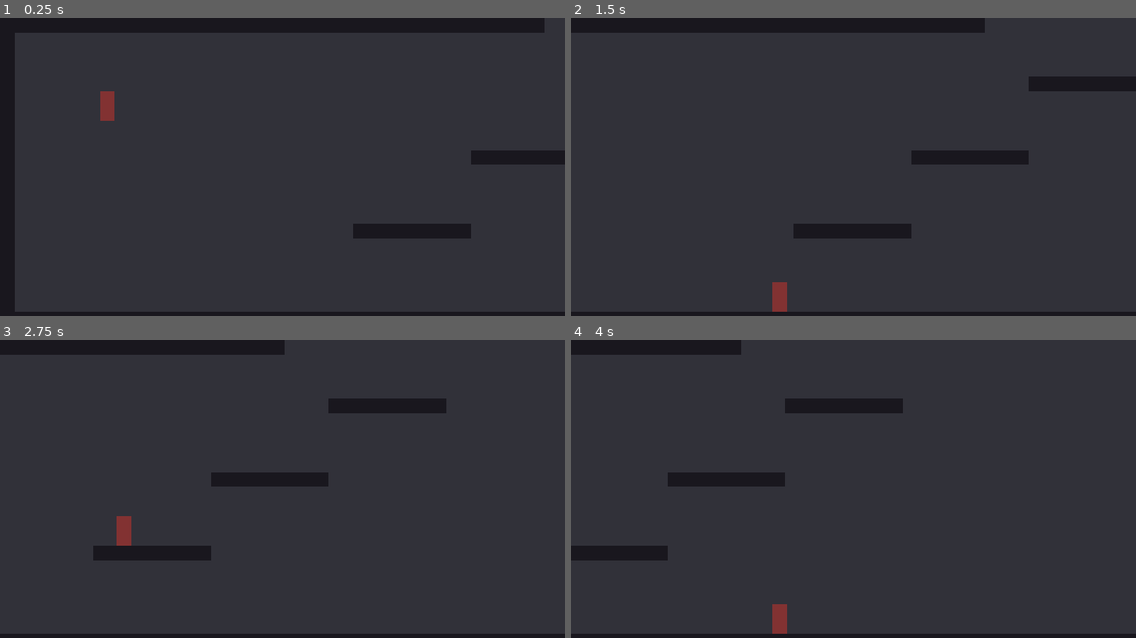
Above: before the commit, frames 1-4 (two rows, left to right).
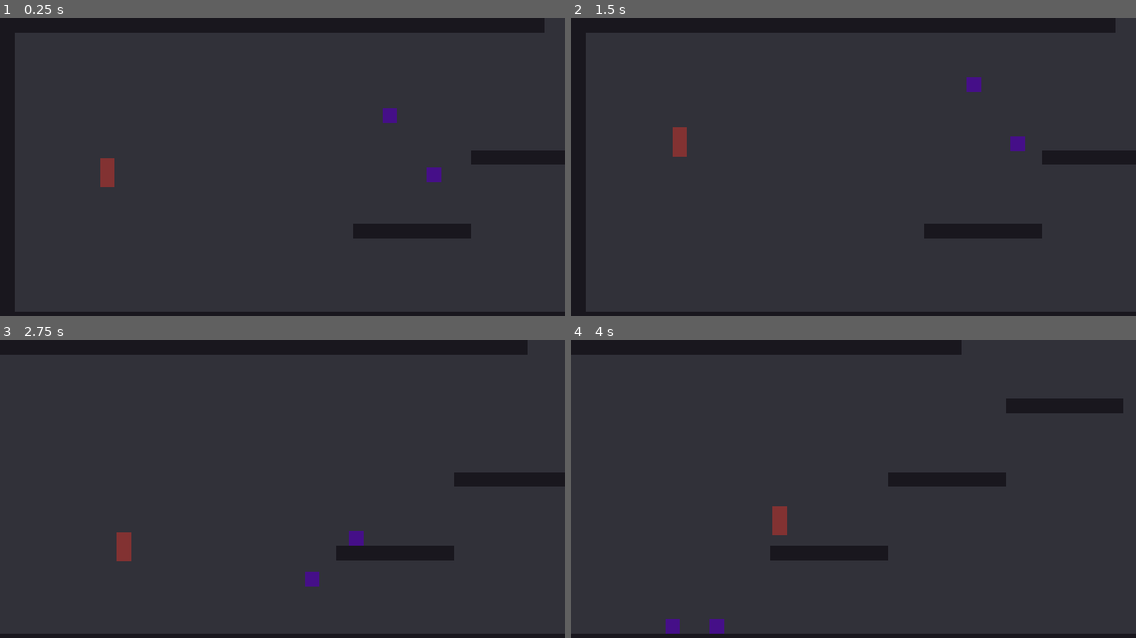
Above: after the commit, the same moments.

Repository: RubixDev/OutOfBounds
Game: Godot game, scene res://scenes/MainScene.tscn
Two runs of this game, one before a commit and one after it. Both use one fixed random seed, a clock stepped at 60 frames per second and the inputs below.
Inputs:
- Up to frame 1 (0.25 s): no input
- Up to frame 2 (1.5 s): hold Up (jump) 0.53-1.28 s; hold Right (move_right) from 0.53 s (still down); tap Shift (go_oob) at 1.35 s
- Up to frame 3 (2.75 s): tap Up (jump) at 1.52, 1.55, 1.82 s; release Right (move_right) at 2.03 s; hold Left (move_left) from 2.03 s (still down); hold Up (jump) from 2.03 s (still down)
- Up to frame 4 (4 s): release Left (move_left) at 2.78 s; release Up (jump) at 2.78 s; hold Right (move_right) from 2.78 s (still down); tap Shift (go_oob) at 2.85 s; tap Up (jump) at 3.02, 3.05, 3.32 s; hold Up (jump) from 3.53 s (still down)

The runs differ from the first frame. In frame 1, 0.7% of the frame differs, in the area x 17-79%, y 24-57%; in frame 2, 9.2%, in the area x 0-100%, y 0-99%; in frame 3, 7.6%; in frame 4, 8.6%.

Commit message:
Add basic enemies

Diff:
--- /dev/null
+++ b/src/scenes/Enemy.tscn
@@ -0,0 +1,24 @@
+[gd_scene load_steps=5 format=2]
+
+[ext_resource path="res://scripts/Enemy.gd" type="Script" id=1]
+
+[sub_resource type="Gradient" id=1]
+offsets = PoolRealArray( 0 )
+colors = PoolColorArray( 0.278431, 0.0627451, 0.537255, 1 )
+
+[sub_resource type="GradientTexture" id=2]
+gradient = SubResource( 1 )
+width = 50
+
+[sub_resource type="RectangleShape2D" id=3]
+extents = Vector2( 25, 25 )
+
+[node name="Enemy" type="KinematicBody2D" groups=["Enemy"]]
+script = ExtResource( 1 )
+
+[node name="Sprite" type="Sprite" parent="."]
+scale = Vector2( 1, 50 )
+texture = SubResource( 2 )
+
+[node name="CollisionShape2D" type="CollisionShape2D" parent="."]
+shape = SubResource( 3 )
--- a/src/scenes/MainScene.tscn
+++ b/src/scenes/MainScene.tscn
@@ -1,42 +1,53 @@
-[gd_scene load_steps=3 format=2]
+[gd_scene load_steps=4 format=2]
 
 [ext_resource path="res://scenes/Wall.tscn" type="PackedScene" id=1]
+[ext_resource path="res://scenes/Enemy.tscn" type="PackedScene" id=2]
 [ext_resource path="res://scenes/Player.tscn" type="PackedScene" id=3]
 
 [node name="MainScene" type="Node2D"]
 
-[node name="Wall1" parent="." instance=ExtResource( 1 )]
+[node name="Walls" type="Node" parent="."]
+
+[node name="Wall1" parent="Walls" instance=ExtResource( 1 )]
 position = Vector2( 900, 0 )
 scale = Vector2( 38, 2 )
 
-[node name="Wall2" parent="." instance=ExtResource( 1 )]
+[node name="Wall2" parent="Walls" instance=ExtResource( 1 )]
 position = Vector2( 1900, 1050 )
 scale = Vector2( 78, 2 )
 
-[node name="Wall3" parent="." instance=ExtResource( 1 )]
+[node name="Wall3" parent="Walls" instance=ExtResource( 1 )]
 position = Vector2( 0, 525 )
 scale = Vector2( 2, 23 )
 
-[node name="Wall4" parent="." instance=ExtResource( 1 )]
+[node name="Wall4" parent="Walls" instance=ExtResource( 1 )]
 position = Vector2( 3800, 525 )
 scale = Vector2( 2, 23 )
 
-[node name="Platform1" parent="." instance=ExtResource( 1 )]
+[node name="Platform1" parent="Walls" instance=ExtResource( 1 )]
 position = Vector2( 1400, 725 )
 scale = Vector2( 8, 1 )
 
-[node name="Platform2" parent="." instance=ExtResource( 1 )]
+[node name="Platform2" parent="Walls" instance=ExtResource( 1 )]
 position = Vector2( 1800, 475 )
 scale = Vector2( 8, 1 )
 
-[node name="Platform3" parent="." instance=ExtResource( 1 )]
+[node name="Platform3" parent="Walls" instance=ExtResource( 1 )]
 position = Vector2( 2200, 225 )
 scale = Vector2( 8, 1 )
 
-[node name="RigidBody2D" parent="." instance=ExtResource( 3 )]
+[node name="Enemies" type="Node" parent="."]
+
+[node name="Enemy1" parent="Enemies" instance=ExtResource( 2 )]
+position = Vector2( 1375, 225 )
+
+[node name="Enemy2" parent="Enemies" instance=ExtResource( 2 )]
+position = Vector2( 1525, 425 )
+
+[node name="Player" parent="." instance=ExtResource( 3 )]
 position = Vector2( 365, 419 )
 
-[node name="Camera" type="Camera2D" parent="RigidBody2D"]
+[node name="Camera" type="Camera2D" parent="Player"]
 current = true
 limit_left = 0
 limit_top = 0
--- a/src/scenes/Player.tscn
+++ b/src/scenes/Player.tscn
@@ -12,9 +12,9 @@
 
 [sub_resource type="CapsuleShape2D" id=1]
 radius = 25.0
-height = 50.0
+height = 49.0
 
-[node name="PlayerKinematikBody" type="KinematicBody2D"]
+[node name="Player" type="KinematicBody2D"]
 script = ExtResource( 1 )
 
 [node name="Sprite" type="Sprite" parent="."]
--- /dev/null
+++ b/src/scripts/Enemy.gd
@@ -0,0 +1,17 @@
+extends KinematicBody2D
+
+var CAMERA_WIDTH = ProjectSettings.get_setting('display/window/size/width')
+var CAMERA_HEIGHT = ProjectSettings.get_setting('display/window/size/height')
+var GRAVITY = CAMERA_HEIGHT / 20
+
+var velocity = Vector2()
+
+signal touched_player(enemy)
+
+func _physics_process(_delta):
+	velocity.x = -200
+	velocity.y += GRAVITY
+	velocity = move_and_slide(velocity)
+	for i in get_slide_count():
+		if get_slide_collision(i).collider.name == 'Player':
+			emit_signal('touched_player', self)
--- a/src/scripts/Player.gd
+++ b/src/scripts/Player.gd
@@ -8,22 +8,22 @@
 export var initialGroundedTimer = 0.1
 export var cameraOffset = 250
 
-const CAMERA_WIDTH = 1920
-const CAMERA_HEIGHT = 1080
-const CAMERA_HALF_WIDTH = CAMERA_WIDTH / 2
-const CAMERA_HALF_HEIGHT = CAMERA_HEIGHT / 2
+var CAMERA_WIDTH = ProjectSettings.get_setting('display/window/size/width')
+var CAMERA_HEIGHT = ProjectSettings.get_setting('display/window/size/height')
+var CAMERA_HALF_WIDTH = CAMERA_WIDTH / 2.0
+var CAMERA_HALF_HEIGHT = CAMERA_HEIGHT / 2.0
 
-const MAX_VELOCITY = CAMERA_HEIGHT * 0.8
-const ACCELERATION = CAMERA_HEIGHT / 12
-const GRAVITY = CAMERA_HEIGHT / 20
-const JUMP_VELOCITY = CAMERA_HEIGHT * 1.4
-const GROUND_FRICTION = ACCELERATION * 1.5
-const AIR_FRICTION = ACCELERATION * 0.15
+var MAX_VELOCITY = CAMERA_HEIGHT * 0.8
+var ACCELERATION = CAMERA_HEIGHT / 12
+var GRAVITY = CAMERA_HEIGHT / 20
+var JUMP_VELOCITY = CAMERA_HEIGHT * 1.4
+var GROUND_FRICTION = ACCELERATION * 1.5
+var AIR_FRICTION = ACCELERATION * 0.15
 
 var friction = GROUND_FRICTION
 var velocity = Vector2()
-var jumpTimer = initialJumpTimer
-var groundedTimer = initialGroundedTimer
+var jumpTimer = 0
+var groundedTimer = 0
 
 
 func _ready():
@@ -31,6 +31,11 @@
 	camera.limit_left -= cameraOffset
 	camera.limit_right -= cameraOffset
 
+	for enemy in get_tree().get_nodes_in_group('Enemy'):
+		enemy.connect('touched_player', self, '_touched_enemy')
+
+func _touched_enemy(_enemy):
+	reload_scene()
 
 func _physics_process(delta):
 	# Movement
@@ -91,6 +96,13 @@
 	elif self.position.x < cameraCenter.x - CAMERA_HALF_WIDTH:
 		reload_scene()
 
+	# Enemy collison
+	for i in get_slide_count():
+		var collided = get_slide_collision(i).collider
+		if collided is Node && collided.is_in_group('Enemy'):
+			reload_scene()
+
+	# Apply movement
 	velocity = move_and_slide(velocity, Vector2.UP, true)
 
 func reload_scene():
